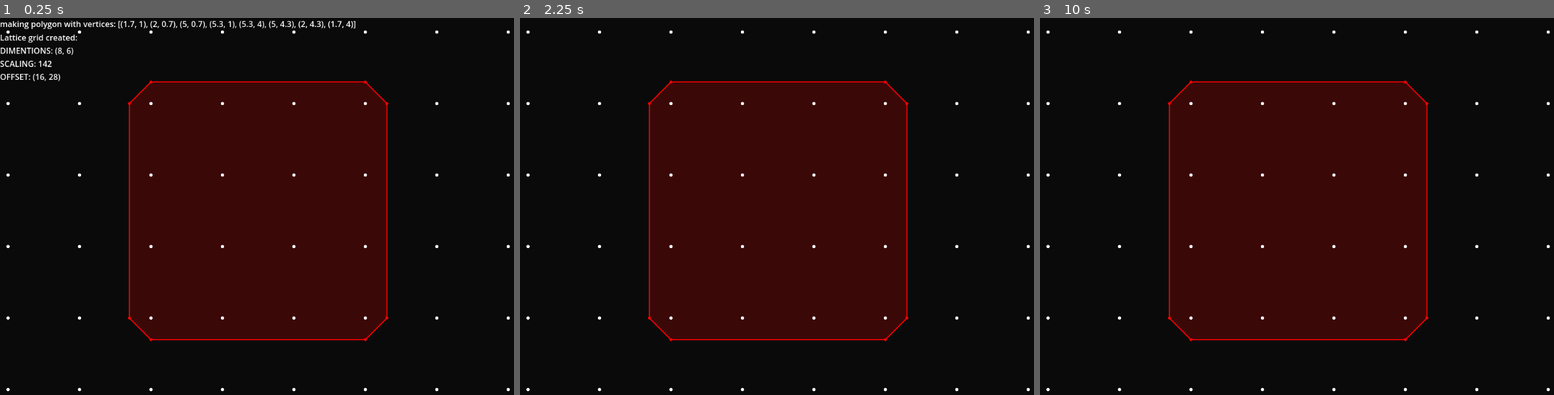
Above: before the commit, frames 1-3 (left to right).
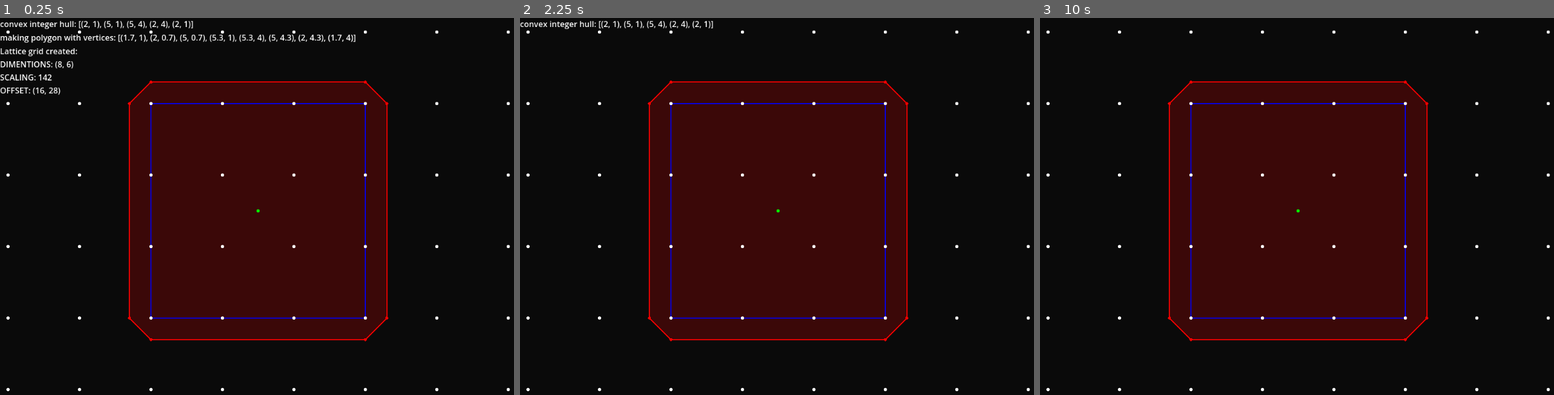
Above: after the commit, the same moments.

Repository: bigkwii/cutting-plane-game-2
Game: Godot game, scene res://scenes/testing/test.tscn
Same seed, same stepped clock (60 frames per second), same inputs: the game is played once before the commit and once after it. The project has no main scene, so this scene is started directly.
Inputs:
- Up to frame 1 (0.25 s): no input
- Up to frame 2 (2.25 s): tap Enter at 0.5, 2 s; tap Space at 1.25 s
- Up to frame 3 (10 s): tap Space at 2.75, 4.25 s; tap Enter at 3.5 s

The runs differ from the first frame. In frame 1, 2.4% of the frame differs, in the area x 0-72%, y 0-80%; in frame 2, 0.9%; in frame 3, 0.6%.

Commit message:
convex integer hull calculated

Diff:
--- a/autoload/debug.gd
+++ b/autoload/debug.gd
@@ -5,17 +5,21 @@
 
 func _ready() -> void:
 	# do NOT show debug on release builds
-	if !OS.is_debug_build():
+	if not is_enabled():
 		return
 	add_child(canvas_layer)
 	canvas_layer.layer = 1_000_000 # on top of everything
 	canvas_layer.add_child(container)
 
+## TRUE IF DEBUG MODE IS ENABLED
+func is_enabled() -> bool:
+	return OS.is_debug_build()
+
 ## DEBUG LOGGING [br]
 ## Prints a message on the top left corner of the screen for a specified amount of time
 func log(message: Variant, seconds: float = 2) -> void:
 	# do NOT show debug on release builds
-	if !OS.is_debug_build():
+	if not is_enabled():
 		return
 	var label = Label.new() # message label
 	label.text = str(message)
--- a/scenes/testing/polygon.gd
+++ b/scenes/testing/polygon.gd
@@ -11,10 +11,15 @@
 ## The color of the polygon. Borders are solid, fill is semi-transparent.
 @export var color: Color = Color(1, 0, 0)
 
-## The verices that make up the polygon[br][br]
+## The starting vertices that make up the polygon[br][br]
 ## Make sure to use Lattice coordinates and to follow a CCW winding order.
-## [br][br] TODO: THIS VARIABLE NAME IS CONFUSING!!!
-@export var vertices: Array[Vector2] = []
+@export var initial_vertices: Array[Vector2] = []
+
+## packed version of the vertices array for easy geometry calculations
+var packed_vertices: PackedVector2Array = []
+
+## convex integer hull inside the polygon
+var convex_integer_hull: PackedVector2Array = []
 
 # -- child nodes --
 @onready var VERTS = $verts
@@ -24,10 +29,21 @@
 
 # Called when the node enters the scene tree for the first time.
 func _ready():
-	if vertices.size() < 3:
-		DEBUG.log("polygon._ready: Polygon must have at least 3 vertices! %s given." % vertices.size())
+	if initial_vertices.size() < 3:
+		DEBUG.log("polygon._ready: Polygon must have at least 3 vertices! %s given." % initial_vertices.size())
 		return
 	_make_polygon()
+	if DEBUG.is_enabled():
+		# draw centroid
+		var centroid_coords = centroid()
+		var centroid_node = POLY_POINT_SCENE.instantiate()
+		centroid_node.lattice_position = centroid_coords
+		centroid_node.position = centroid_coords * SCALING + OFFSET
+		centroid_node.color = Color(0, 1, 0)
+		centroid_node.name = "centroid"
+		add_child(centroid_node)
+	calculate_convex_integer_hull()
+	DEBUG.log("convex integer hull: " + str(convex_integer_hull), 10)
 
 
 # Called every frame. 'delta' is the elapsed time since the previous frame.
@@ -35,8 +51,8 @@
 	pass
 
 func _draw():
-	if vertices.size() < 3:
-		DEBUG.log("polygon._draw: Polygon must have at least 3 vertices! %s given." % vertices.size())
+	if packed_vertices.size() < 3:
+		DEBUG.log("polygon._draw: Polygon must have at least 3 vertices! %s given." % packed_vertices.size())
 		return
 	var points: PackedVector2Array = []
 	var colors: PackedColorArray = []
@@ -48,6 +64,13 @@
 	points.append(points[0]) # complete round trip
 	draw_polyline(points, Color(color, 1), 2) # solid border
 
+	# draw convex integer hull
+	if convex_integer_hull.size() > 2:
+		points = []
+		for vert in convex_integer_hull:
+			points.append( vert * SCALING + OFFSET ) # this is why we need to go from packed -> array -> packed
+		draw_polyline(points, Color(0, 0, 1), 2) # solid border
+
 ## Instantiates a PolyPoint node for a given lattice position.
 func _add_new_vertex(lattice_pos: Vector2):
 	var new_vert = POLY_POINT_SCENE.instantiate()
@@ -57,18 +80,48 @@
 	VERTS.add_child(new_vert)
 
 ## Instantiates all PolyPoint nodes for the given vertices.
-func _make_polygon():
-	DEBUG.log("making polygon with vertices: " + str(vertices))
-	for vert in vertices:
+func _make_polygon() -> void:
+	DEBUG.log("making polygon with vertices: " + str(initial_vertices))
+	for vert in initial_vertices:
 		_add_new_vertex(vert)
+	packed_vertices = PackedVector2Array(initial_vertices)
 
-## deletes itself and all children
-func delete_polygon():
+## Deletes itself and all children
+func delete_polygon() -> void:
 	queue_free()
 
-## checks if the polygon is integral. (if all vertices are integers)
+## Checks if the polygon is integral. (if all vertices are integers)
 func is_integral() -> bool:
 	for vert in VERTS.get_children():
 		if not vert.is_integral():
 			return false
 	return true
+
+## Calculates the centroid of the polygon.
+func centroid() -> Vector2:
+	var sum: Vector2 = Vector2(0, 0)
+	for vert in VERTS.get_children():
+		sum += vert.lattice_position
+	return sum / VERTS.get_child_count()
+
+## Gets all the integer lattice points inside the polygon.
+func calculate_convex_integer_hull() -> void:
+	var hull: PackedVector2Array = []
+	# PackedVector2Array doesn't support reduce, sadly.
+	var min_x: float = packed_vertices[0].x
+	var max_x: float = packed_vertices[0].x
+	var min_y: float = packed_vertices[0].y
+	var max_y: float = packed_vertices[0].y
+	for vert in packed_vertices:
+		min_x = min(min_x, vert.x)
+		max_x = max(max_x, vert.x)
+		min_y = min(min_y, vert.y)
+		max_y = max(max_y, vert.y)
+	# find all lattice points inside the bounding box
+	for x in range(min_x, max_x + 1):
+		for y in range(min_y, max_y + 1):
+			if Geometry2D.is_point_in_polygon(Vector2(x, y), packed_vertices): # we need to use the packed version for this
+				hull.append(Vector2(x, y))
+	# get the convex hull of the points
+	hull = Geometry2D.convex_hull(hull)
+	convex_integer_hull = PackedVector2Array(hull)
--- a/scenes/testing/test.tscn
+++ b/scenes/testing/test.tscn
@@ -10,4 +10,4 @@
 [node name="lattice_grid" parent="." instance=ExtResource("2_jog8d")]
 
 [node name="polygon" parent="." instance=ExtResource("3_dbcd7")]
-vertices = Array[Vector2]([Vector2(1.7, 1), Vector2(2, 0.7), Vector2(5, 0.7), Vector2(5.3, 1), Vector2(5.3, 4), Vector2(5, 4.3), Vector2(2, 4.3), Vector2(1.7, 4)])
+initial_vertices = Array[Vector2]([Vector2(1.7, 1), Vector2(2, 0.7), Vector2(5, 0.7), Vector2(5.3, 1), Vector2(5.3, 4), Vector2(5, 4.3), Vector2(2, 4.3), Vector2(1.7, 4)])
Not shown, changed: NOTES.md
